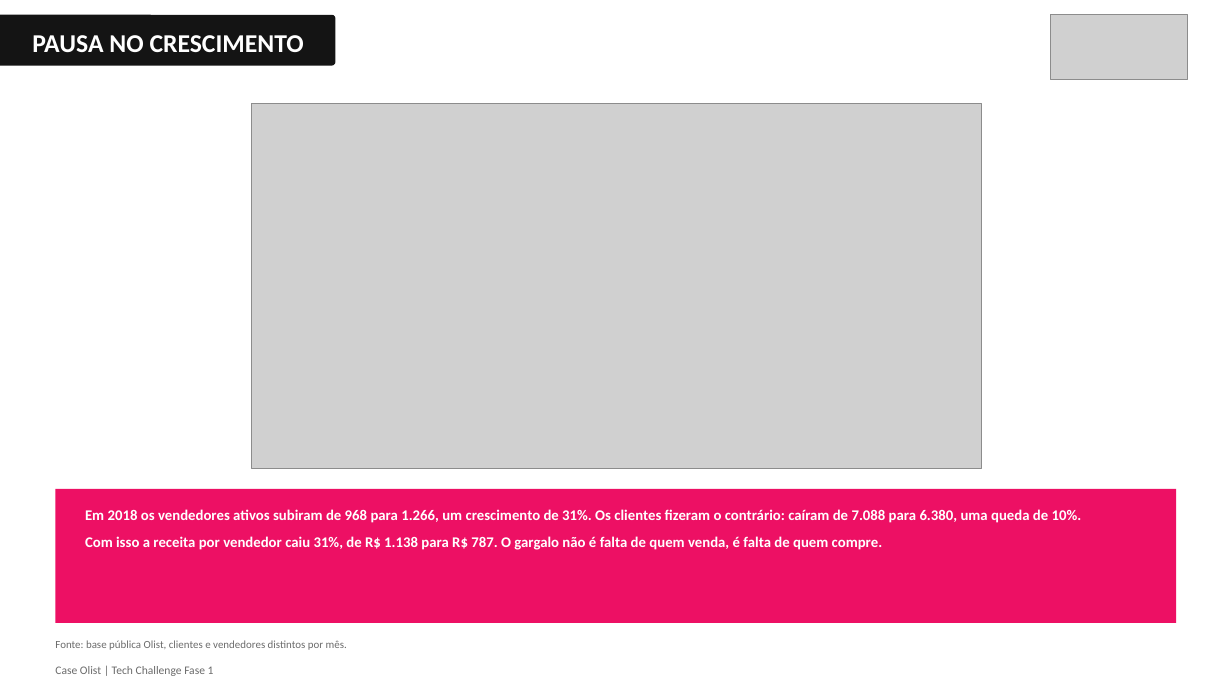
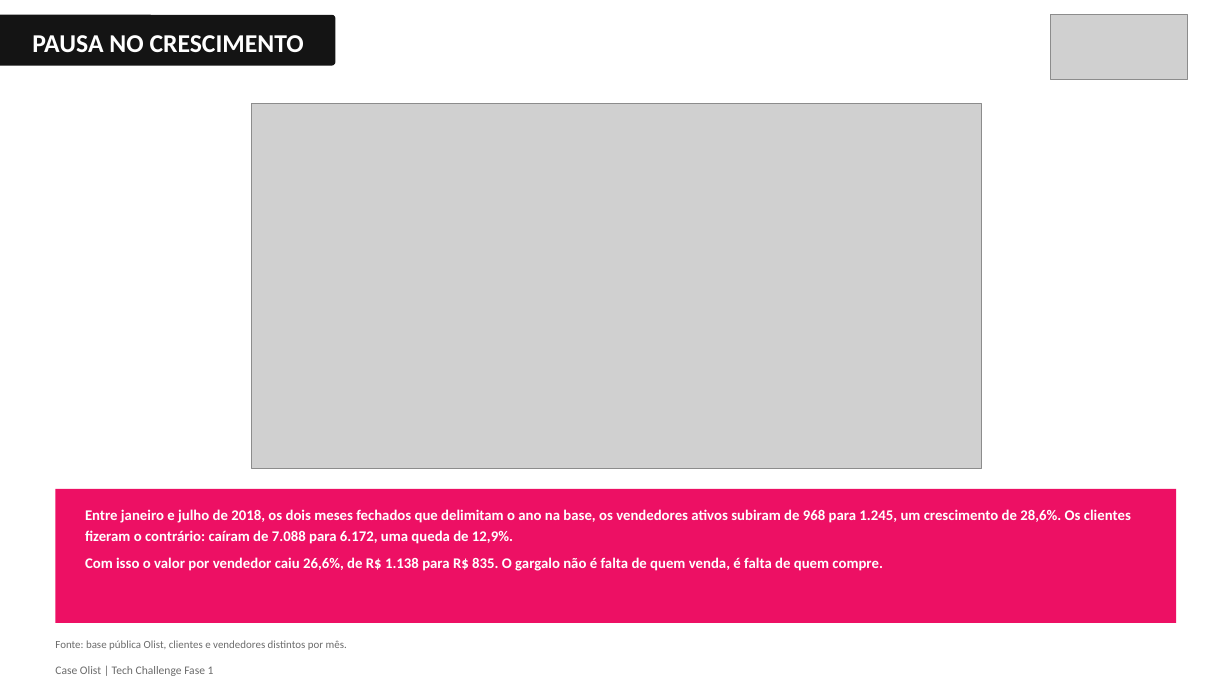
Before and after one commit to evanioac-web/tech-challenge-fase1-olist, a slide deck: slide 9 of reports/apresentacao_crescimento_receita.pptx. Drawn at 1232x693 pixels with LibreOffice and Linux fonts; fonts in the diff are those of the drawing; grey boxes stand for pictures. Boxes give left, top, right and bottom in pixels: in the first picture for what was removed or moved away, otherwise in the second. Text is boxed around its words. In the diff, an @@ line names an element or a change of style, - is before the commit and + after.

```diff
--- a/reports/apresentacao_crescimento_receita.pptx
+++ b/reports/apresentacao_crescimento_receita.pptx
@@ text at (85, 509, 1131, 571): text changed @@
-Em 2018 os vendedores ativos subiram de 968 para 1.266, um crescimento de 31%. Os clientes fizeram o contrário: caíram de 7.088 para 6.380, uma queda de 10%.
-Com isso a receita por vendedor caiu 31%, de R$ 1.138 para R$ 787. O gargalo não é falta de quem venda, é falta de quem compre.
+Entre janeiro e julho de 2018, os dois meses fechados que delimitam o ano na base, os vendedores ativos subiram de 968 para 1.245, um crescimento de 28,6%. Os clientes fizeram o contrário: caíram de 7.088 para 6.172, uma queda de 12,9%.
+Com isso o valor por vendedor caiu 26,6%, de R$ 1.138 para R$ 835. O gargalo não é falta de quem venda, é falta de quem compre.
```
Also in this commit, not shown: 6 other slides changed, 9 other files.
